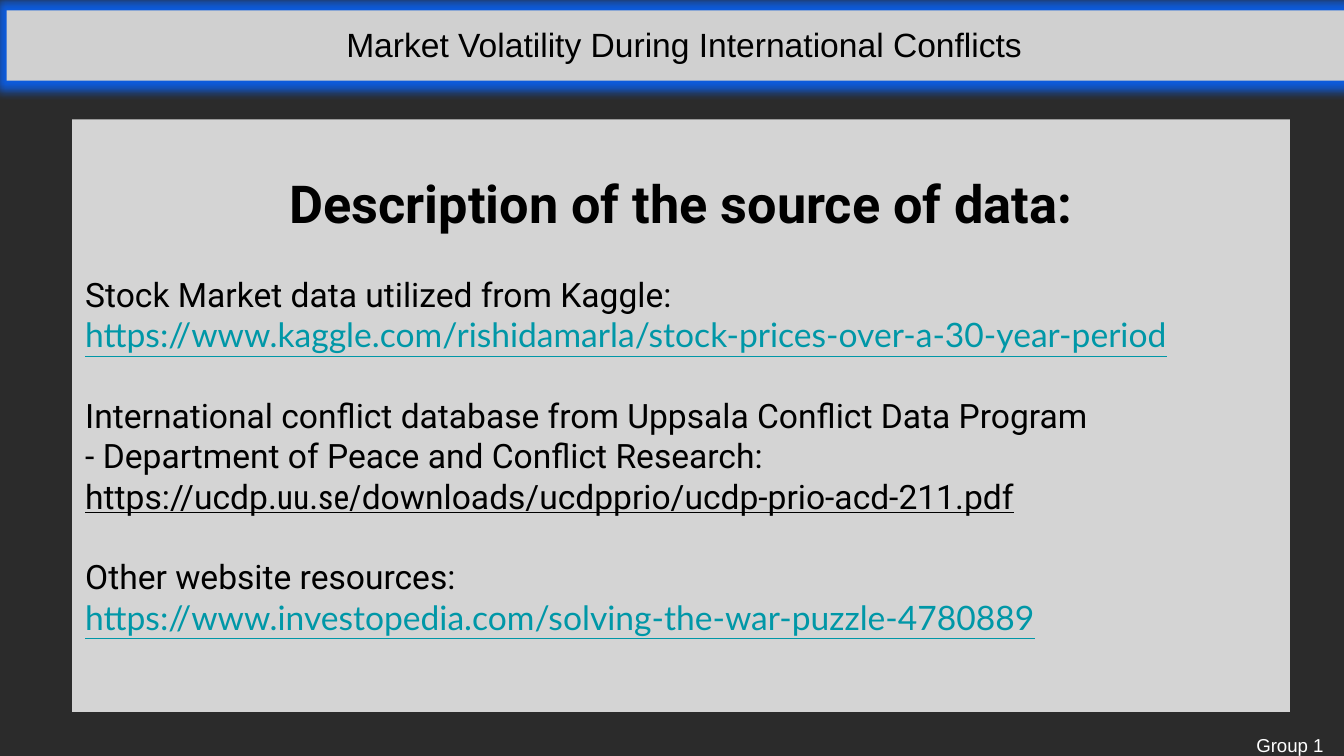
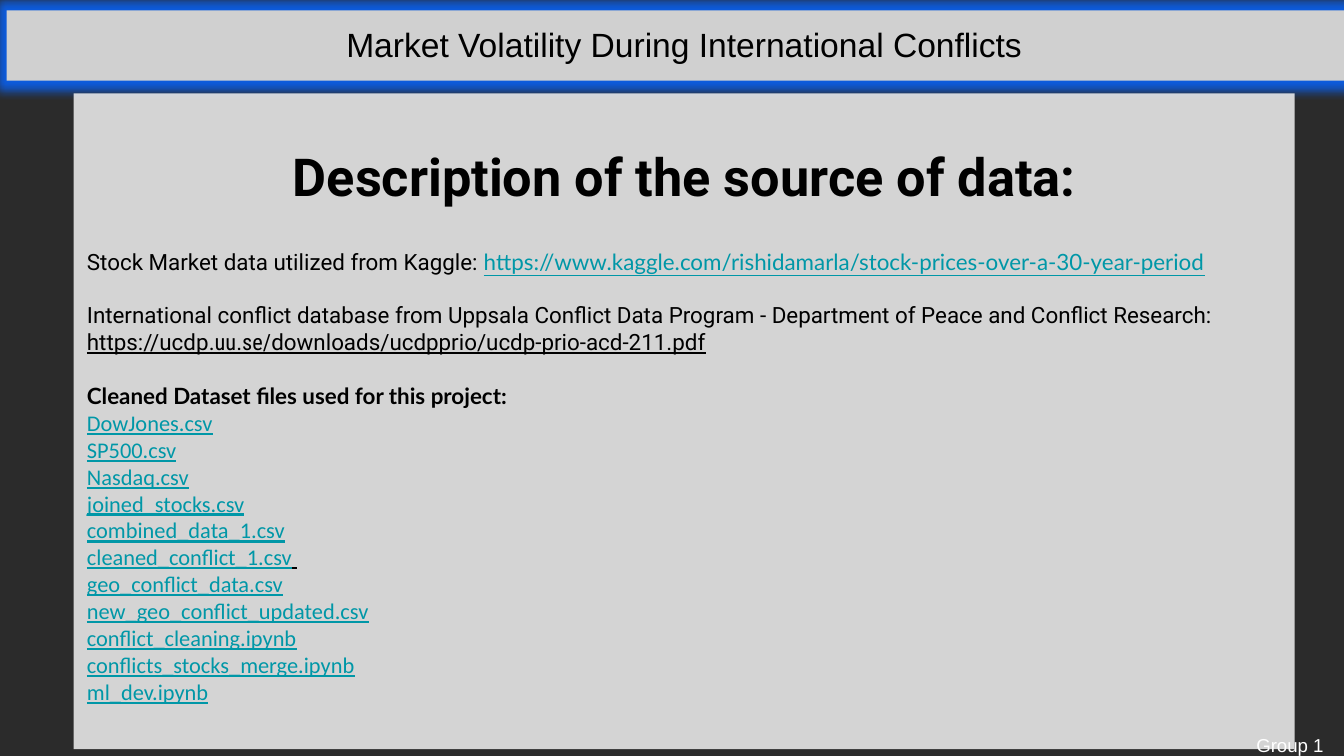
Before and after one commit to THeath15/Team1--Project, a slide deck: slide 3 of Group1 presentation revised 3.pptx. Drawn at 1344x756 pixels with LibreOffice and Linux fonts; fonts in the diff are those of the drawing; grey boxes stand for pictures; background and template pictures are left out; a plain dark background stands for a picture behind light text. Boxes give left, top, right and bottom in pixels: in the first picture for what was removed or moved away, otherwise in the second. Text is boxed around its words. In the diff, an @@ line names an element or a change of style, - is before the commit and + after.

Commit message:
Adding revised presentation

```diff
--- a/Group1 presentation revised 3.pptx
+++ b/Group1 presentation revised 3.pptx
@@ rectangle "Description of the source of ...": place and size @@
-rectangle "Description of the source of ..." at bbox=[73, 120, 1290, 712]
+rectangle "Description of the source of ..." at bbox=[74, 93, 1296, 749]
@@ text in rectangle at bbox=[87, 253, 1211, 328]: text changed; size 18 to 12 pt @@
-Stock Market data utilized from Kaggle:
-https://www.kaggle.com/rishidamarla/stock-prices-over-a-30-year-period
-International conflict database from Uppsala Conflict Data Program
-- Department of Peace and Conflict Research:
+Stock Market data utilized from Kaggle: https://www.kaggle.com/rishidamarla/stock-prices-over-a-30-year-period
+International conflict database from Uppsala Conflict Data Program - Department of Peace and Conflict Research:
@@ text in rectangle at bbox=[87, 333, 705, 355]: size 18 to 12 pt in "https://ucdp.uu.se/downloads/ucdpprio/ucdp-prio-acd-211.pdf" @@
@@ text in rectangle at bbox=[87, 387, 507, 704]: text changed; size 18 to 12 pt; font Lato to Calibri @@
-Other website resources:
-https://www.investopedia.com/solving-the-war-puzzle-4780889
+Cleaned Dataset files used for this project:
+DowJones.csv
+SP500.csv
+Nasdaq.csv
+joined_stocks.csv
+combined_data_1.csv
+cleaned_conflict_1.csv
+geo_conflict_data.csv
+new_geo_conflict_updated.csv
+conflict_cleaning.ipynb
+conflicts_stocks_merge.ipynb
+ml_dev.ipynb
```
Also in this commit, not shown: 4 other slides changed.
